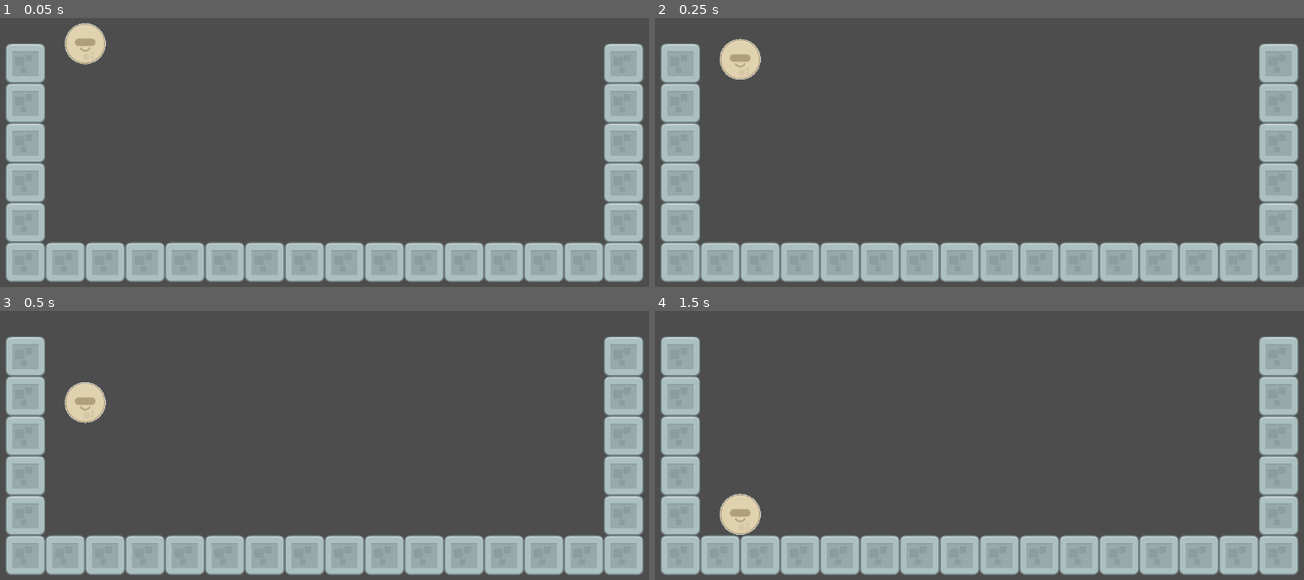
Above: before the commit, frames 1-4 (two rows, left to right).
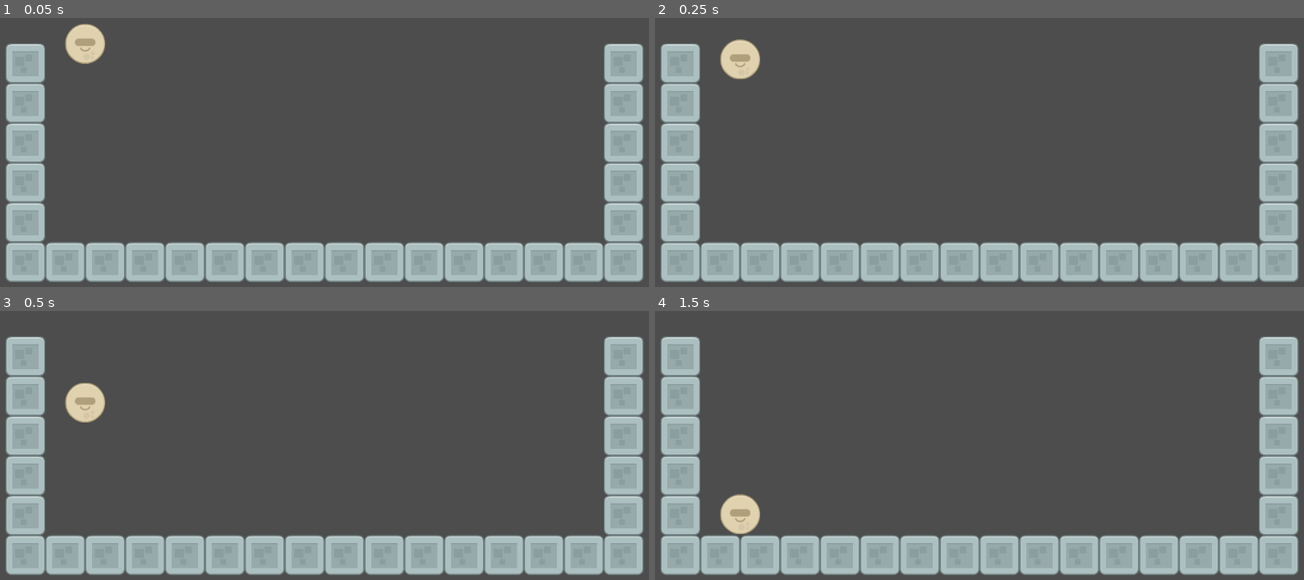
Above: after the commit, the same moments.

Repository: bsu-cs315/E1-evan.kiser
Game: Godot game, scene res://src/World.tscn
Same seed, same stepped clock (60 frames per second), same inputs: the game is played once before the commit and once after it. The project has no main scene, so this scene is started directly.
Inputs:
- Up to frame 1 (0.05 s): no input
- Up to frame 2 (0.25 s): no input
- Up to frame 3 (0.5 s): no input
- Up to frame 4 (1.5 s): tap Enter at 1.25 s

The runs differ from the first frame. In frame 1, less than 0.1% of the frame differs, in the area x 10-17%, y 1-18%; in frame 2, less than 0.1%; in frame 3, less than 0.1%; in frame 4, less than 0.1%.

Commit message:
Removed script that drew the Ball object

Diff:
--- a/src/ball.gd
+++ b/src/ball.gd
@@ -7,9 +7,6 @@
 func _ready() -> void:
 	pass # Replace with function body.
 
-func _draw():
-	draw_circle(Vector2.ZERO, $CollisionShape2D.shape.radius, Color.ALICE_BLUE)
-
 # Called every frame. 'delta' is the elapsed time since the previous frame.
 func _process(delta: float) -> void:
 	pass
